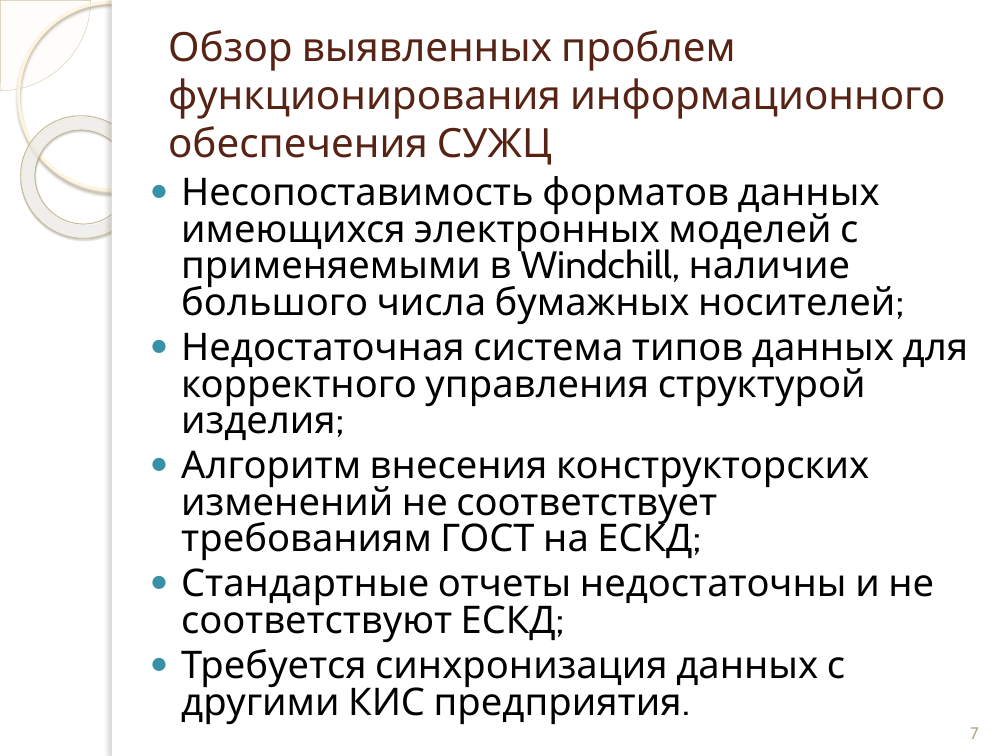
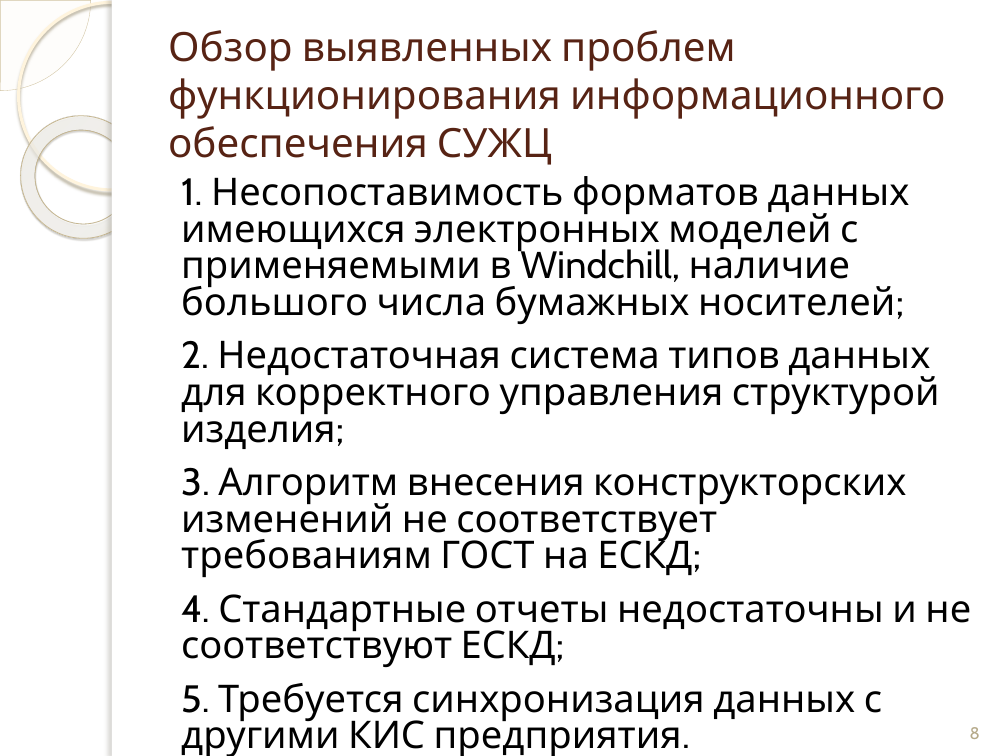
Before and after one commit to andreytemn/university, a slide deck: slide 8 of diplom/Темников презентация к диплому.pptx (slide 7 before the commit). Drawn at 1008x756 pixels with LibreOffice and Linux fonts; fonts in the diff are those of the drawing; background and template pictures are left out. Boxes give left, top, right and bottom in pixels: in the first picture for what was removed or moved away, otherwise in the second. Text is boxed around its words. In the diff, an @@ line names an element or a change of style, - is before the commit and + after.

```diff
--- a/diplom/Темников презентация к диплому.pptx
+++ b/diplom/Темников презентация к диплому.pptx
@@ text at [181,176,971,756]: text changed @@
-● Несопоставимость форматов данных имеющихся электронных моделей с применяемыми в Windchill, наличие большого числа бумажных носителей;
-● Недостаточная система типов данных для корректного управления структурой изделия;
-● Алгоритм внесения конструкторских изменений не соответствует требованиям ГОСТ на ЕСКД;
-● Стандартные отчеты недостаточны и не соответствуют ЕСКД;
-● Требуется синхронизация данных с другими КИС предприятия.
+1. Несопоставимость форматов данных имеющихся электронных моделей с применяемыми в Windchill, наличие большого числа бумажных носителей;
+2. Недостаточная система типов данных для корректного управления структурой изделия;
+3. Алгоритм внесения конструкторских изменений не соответствует требованиям ГОСТ на ЕСКД;
+4. Стандартные отчеты недостаточны и не соответствуют ЕСКД;
+5. Требуется синхронизация данных с другими КИС предприятия.
@@ page number at [970,727,980,739]: text changed @@
-7
+8
```
Also in this commit, not shown: 7 other slides changed, 3 slides added, 3 other files.
